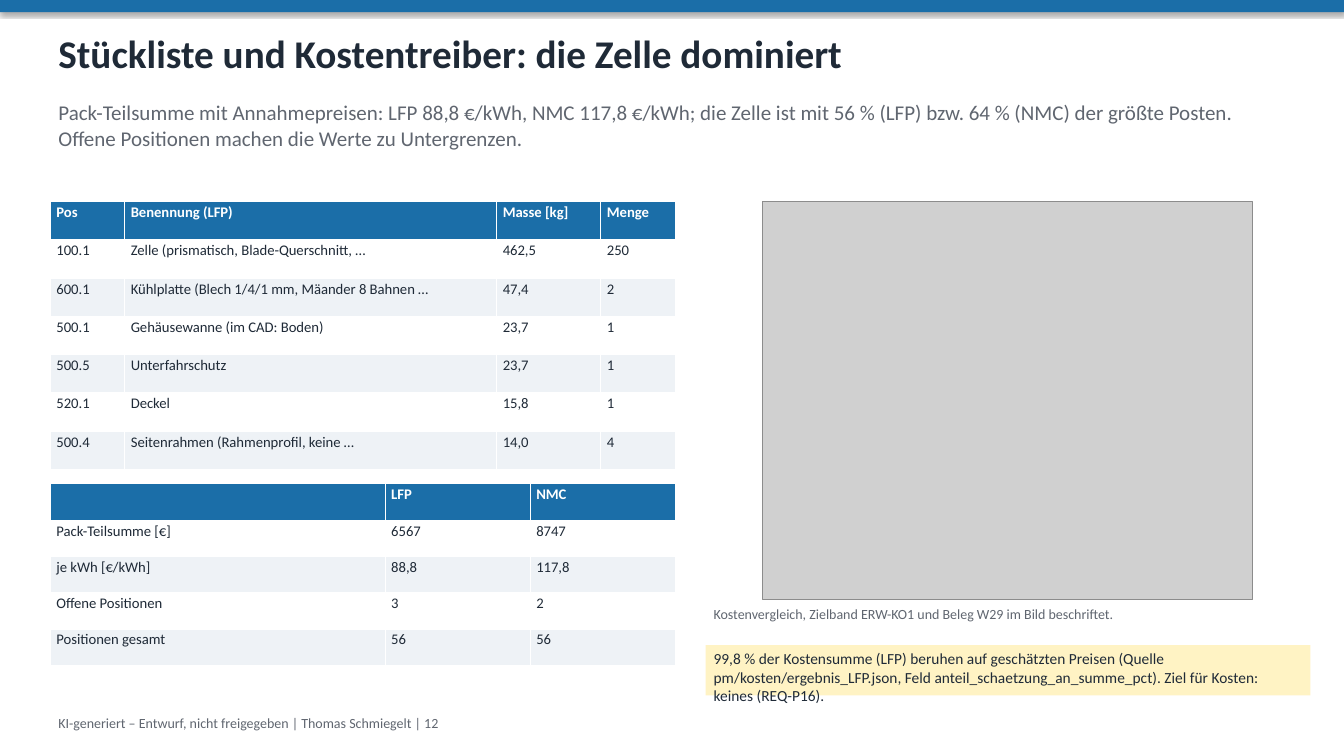
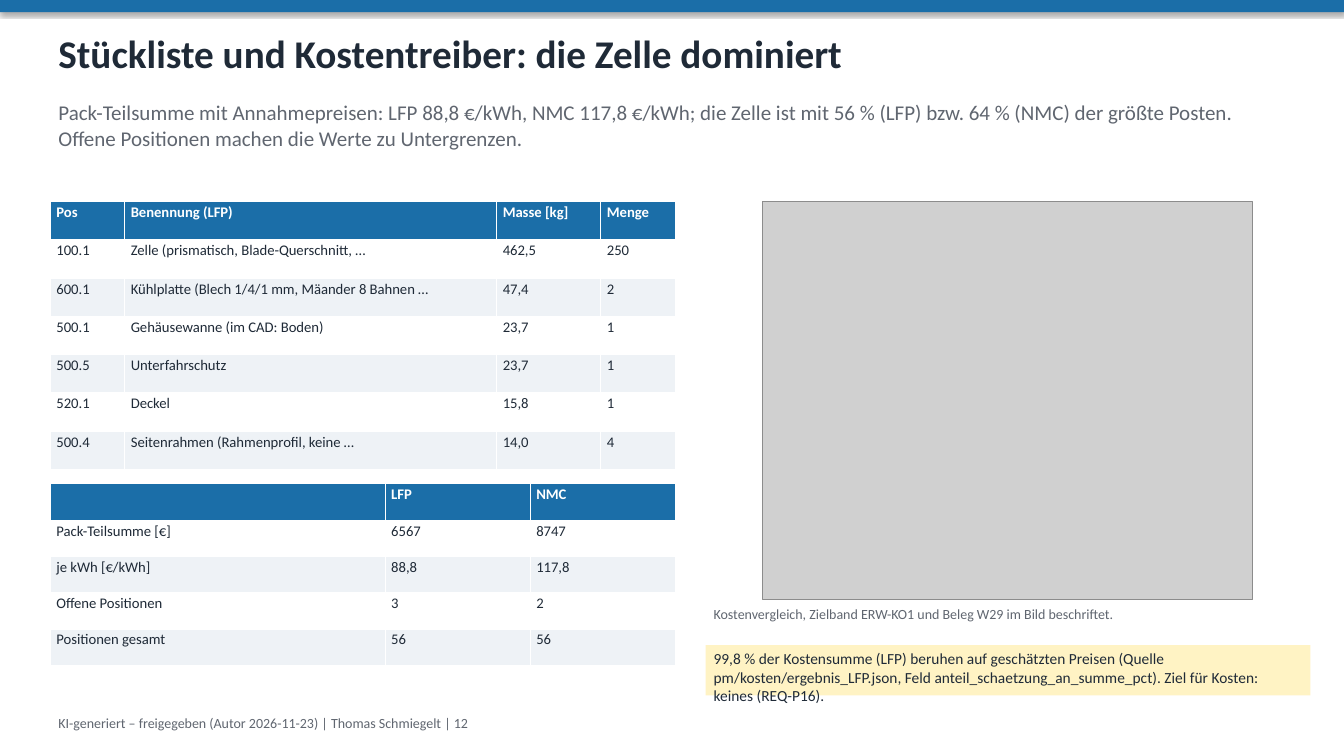
Before and after one commit to ThomasSchmiegelt/batterie-system, a slide deck: slide 12 of praesentation/unternehmenspraesentation.pptx. Drawn at 1344x756 pixels with LibreOffice and Linux fonts; fonts in the diff are those of the drawing; grey boxes stand for pictures. Boxes give left, top, right and bottom in pixels: in the first picture for what was removed or moved away, otherwise in the second. Text is boxed around its words. In the diff, an @@ line names an element or a change of style, - is before the commit and + after.

```diff
--- a/praesentation/unternehmenspraesentation.pptx
+++ b/praesentation/unternehmenspraesentation.pptx
@@ text at bbox=[58, 718, 468, 731]: text changed @@
-KI-generiert – Entwurf, nicht freigegeben | Thomas Schmiegelt | 12
+KI-generiert – freigegeben (Autor 2026-11-23) | Thomas Schmiegelt | 12
```
Also in this commit, not shown: 17 other slides changed, 24 other files.
